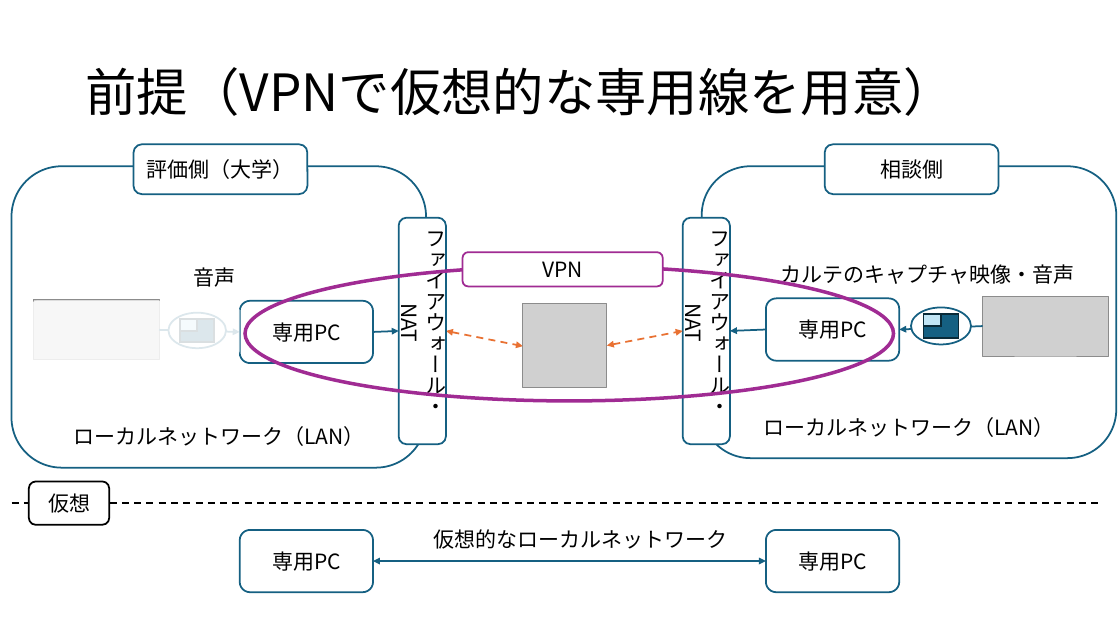
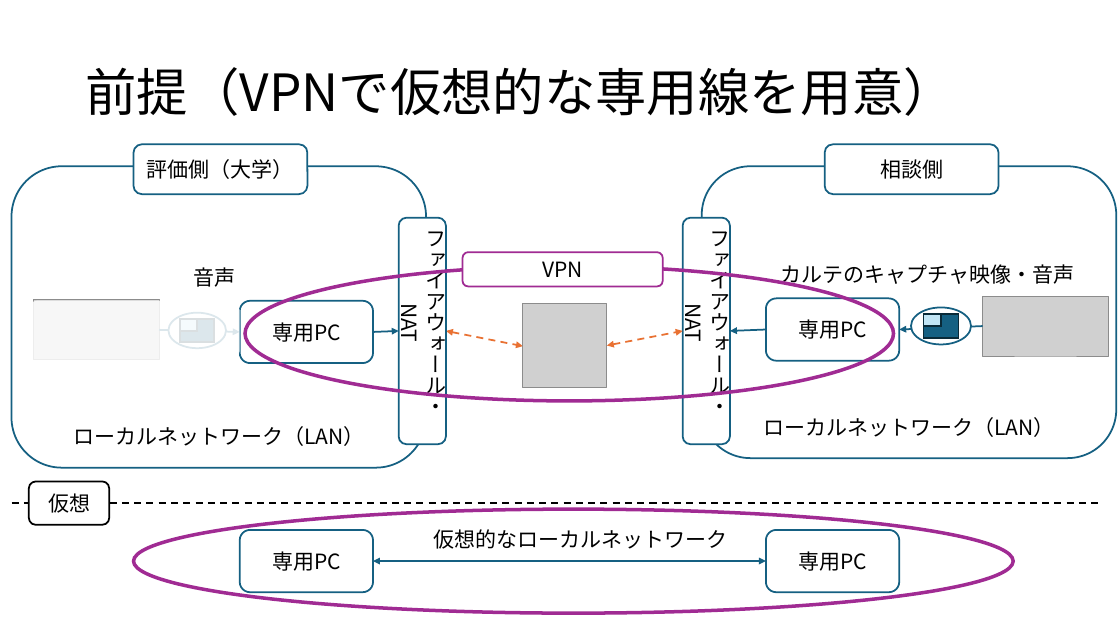
Before and after one commit to yudaiito9124-cyber/MedicalScreenSharing, a slide deck: slide 4 of Image.pptx. Drawn at 1120x630 pixels with LibreOffice and Linux fonts; fonts in the diff are those of the drawing; grey boxes stand for pictures. Boxes give left, top, right and bottom in pixels: in the first picture for what was removed or moved away, otherwise in the second. Text is boxed around its words. In the diff, an @@ line names an element or a change of style, - is before the commit and + after.

```diff
--- a/Image.pptx
+++ b/Image.pptx
@@ ellipse added at bbox=[134, 509, 1013, 613], outline #A02B93 3 pt @@
```
Also in this commit, not shown: 3 other slides changed, 1 other file.
